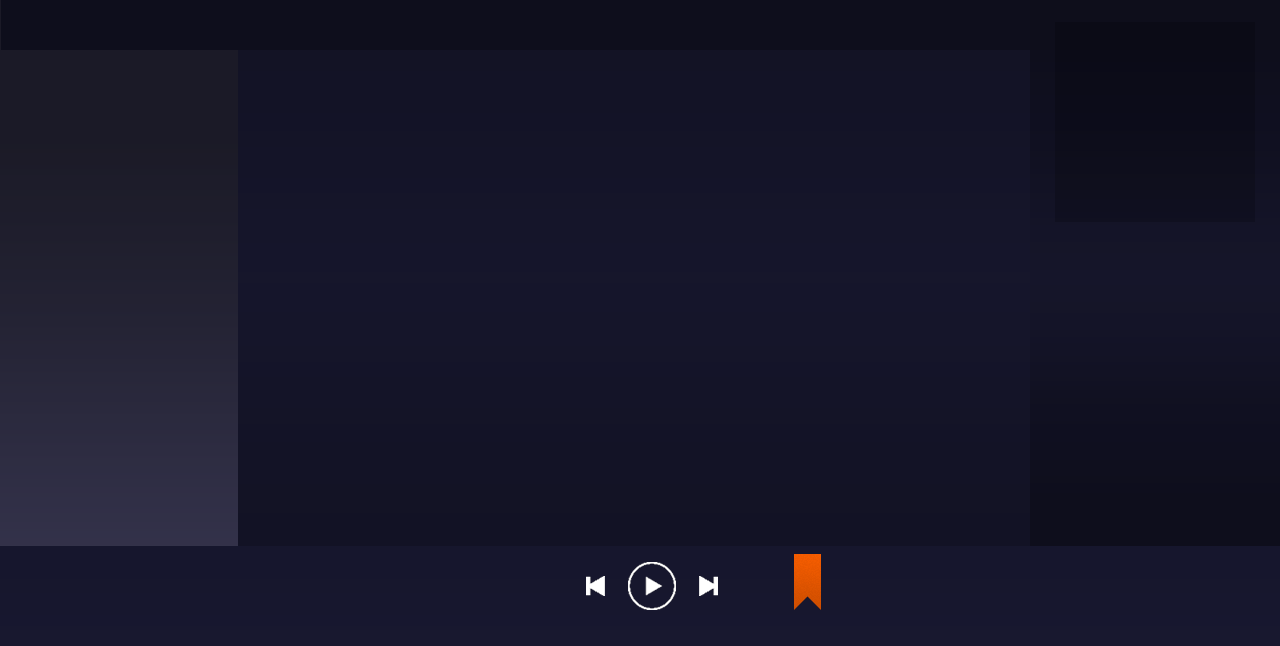
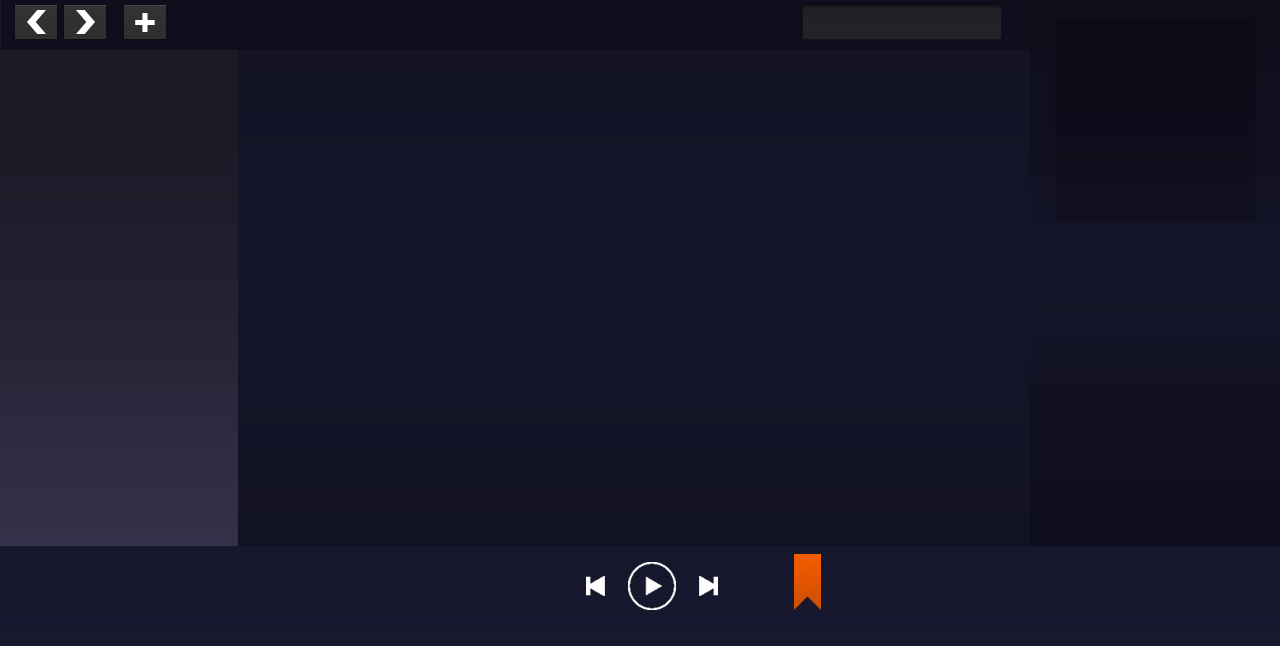
Layered file, before and after one edit (1280×646). Changes by layer:
added group "BackButton" with 2 layers in group "Layers" over (15, 5, 57, 39)
added layer "Shape 1" (1st of 2, in "Layers" › "BackButton") in group "BackButton" over (27, 10, 46, 34)
added layer "back background" (1st of 3, in "Layers" › "BackButton") in group "BackButton" over (15, 5, 57, 39)
added layer "Search barckground" in group "Layers" over (803, 5, 1001, 39)
added group "Add button" with 2 layers in group "Layers" over (124, 5, 166, 39)
added layer "+" in group "Add button" over (135, 13, 155, 32)
added layer "back background" (2nd of 3, in "Layers" › "Add button") in group "Add button" over (124, 5, 166, 39)
added group "Forward button" with 2 layers in group "Layers" over (64, 5, 106, 39)
added layer "Shape 1" (2nd of 2, in "Layers" › "Forward button") in group "Forward button" over (76, 10, 95, 34)
added layer "back background" (3rd of 3, in "Layers" › "Forward button") in group "Forward button" over (64, 5, 106, 39)
